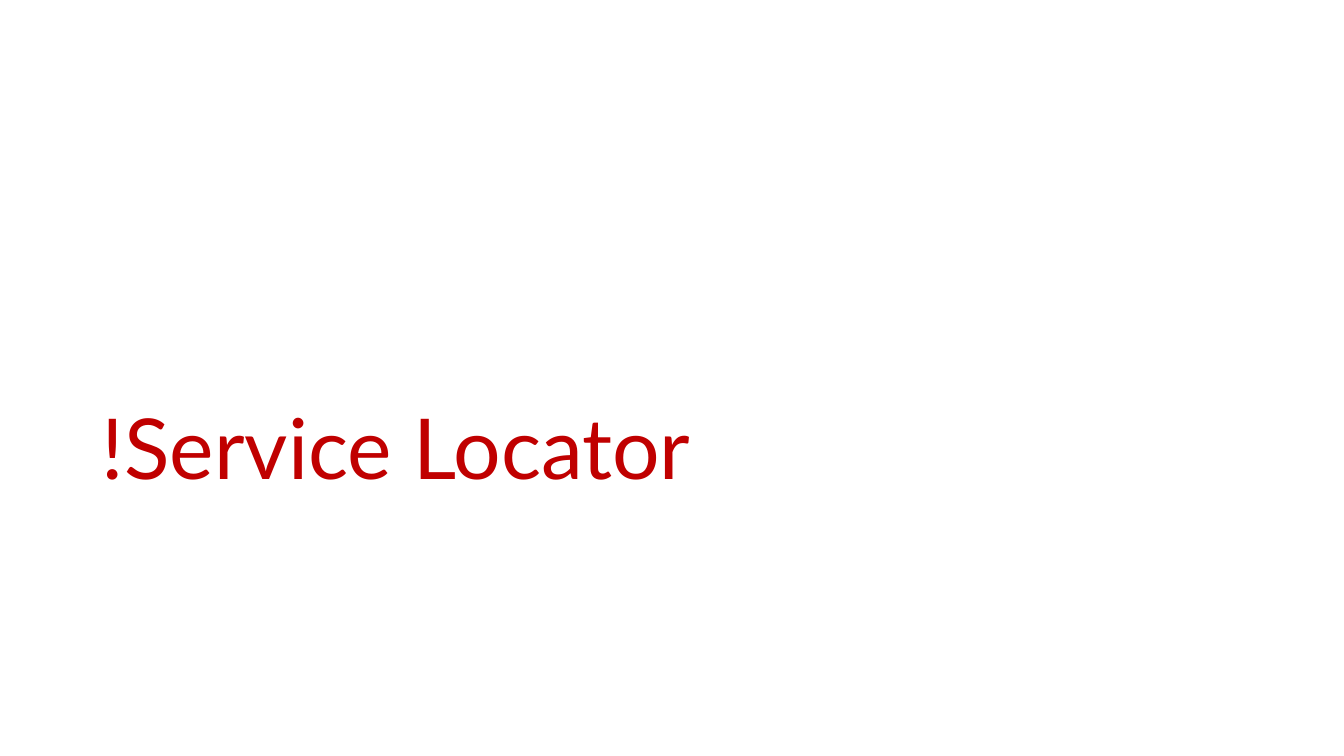
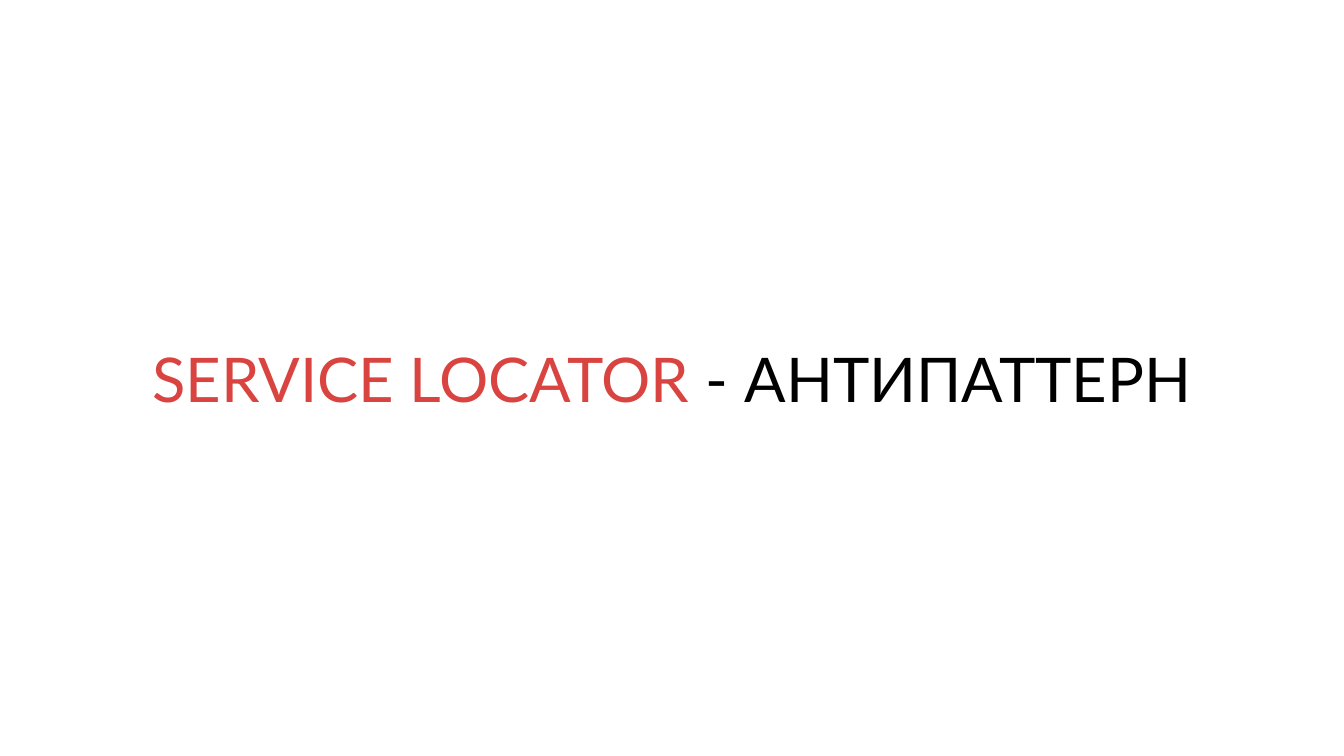
Before and after one commit to kontur-courses/di, a slide deck: slide 8 of di.pptx (slide 11 before the commit). Drawn at 1344x756 pixels with LibreOffice and Linux fonts; fonts in the diff are those of the drawing. Boxes give left, top, right and bottom in pixels: in the first picture for what was removed or moved away, otherwise in the second. Text is boxed around its words. In the diff, an @@ line names an element or a change of style, - is before the commit and + after.

```diff
--- a/di.pptx
+++ b/di.pptx
@@ title "SERVICE LOCATOR - АНТИПАТТЕРН" at [152,357,1192,403]: vertical alignment bottom to middle @@
@@ title at [152,357,1192,403]: text changed; size 60 to 44 pt; text colour #C00000 to #D94440 @@
-!Service Locator
+SERVICE LOCATOR - АНТИПАТТЕРН
```
Also in this commit, not shown: 14 other slides changed, 1 slide removed, 2 other files.
